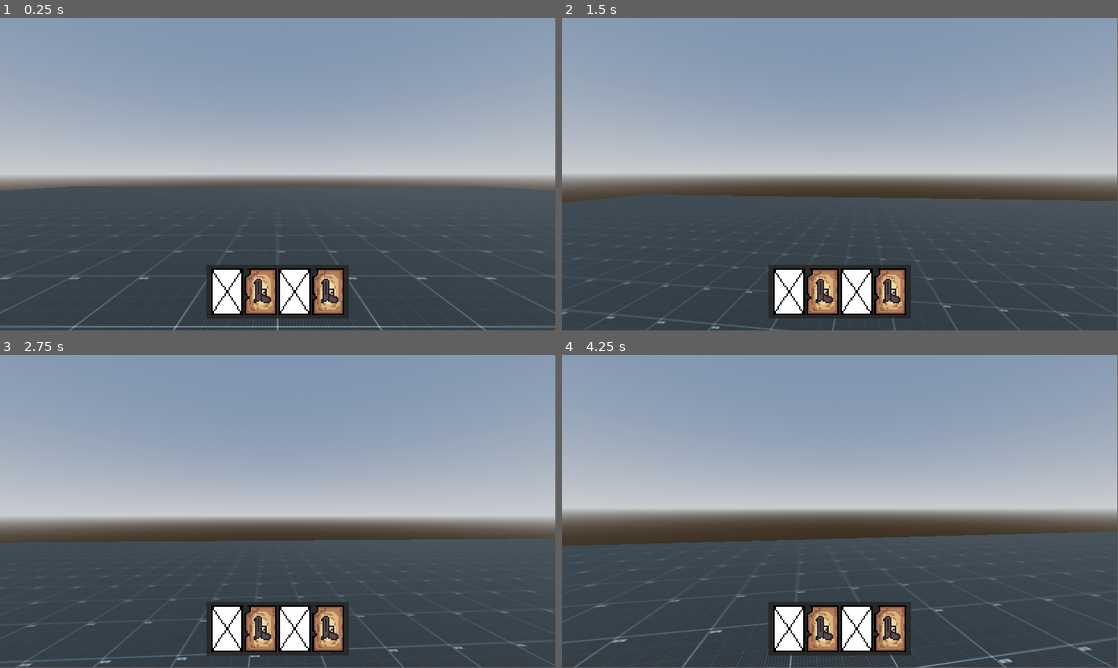
Above: before the commit, frames 1-4 (two rows, left to right).
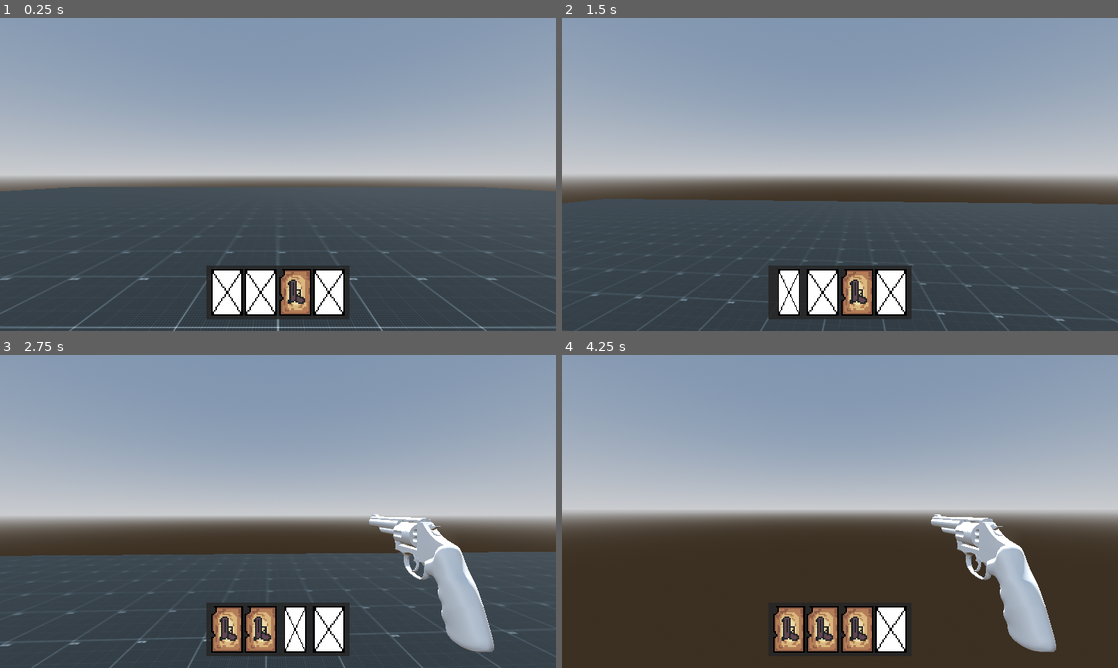
Above: after the commit, the same moments.

Repository: OctoCrane/Card-Caster
Game: Godot game, scene res://Levels/testlevel_001.tscn
The game is run twice, just before and just after one commit, with the same random seed, the same clock (stepped at 60 frames per second) and the same inputs.
Inputs (mouse positions are in pixels of both pictures, inside the frame that each line leads up to):
- Up to frame 1 (0.25 s): no input
- Up to frame 2 (1.5 s): tap Enter (ui_accept) at 0.5 s; move the mouse to (867, 171) at 0.52 s; press the mouse at (867, 171) at 0.53 s; hold W (move_forward) from 0.53 s (still down); tap Space (jump) at 0.77, 1.07 s; tap 1 (1, bound only after the commit) at 0.8, 1.35 s; move the mouse to (812, 174) at 1.27 s; release the mouse at (812, 174) at 1.28 s
- Up to frame 3 (2.75 s): keep holding W (move_forward); tap Space (jump) at 1.52, 1.82 s; tap 2 (2, bound only after the commit) at 1.55, 2.1 s; move the mouse to (289, 505) at 2.02 s; tap 3 (3, bound only after the commit) at 2.3 s
- Up to frame 4 (4.25 s): keep holding W (move_forward); move the mouse to (834, 514) at 2.77 s; tap 3 (3, bound only after the commit) at 2.85 s; tap Space (jump) at 3.02, 3.32 s; tap 4 (4, bound only after the commit) at 3.05, 3.6 s; move the mouse to (878, 514) at 3.52 s; hold Space (jump) from 3.53 s (still down)
In our replay, the window is 799x449 before the commit and 800x450 after it. These sizes can differ from the game's own. Grey fills any space a smaller window leaves; there, only what the larger window draws over its background counts as a difference.

The runs differ from the first frame. In frame 1, 3.4% of the frame differs, in the area x 0-100%, y 0-100%; in frame 2, 5.2%; in frame 3, 11%; in frame 4, 40%.

Commit message:
changed movement script and improved card system

Diff:
--- a/Actors/Scripts/actor.gd
+++ b/Actors/Scripts/actor.gd
@@ -1,7 +1,17 @@
 extends CharacterBody3D
 class_name Actor
 
-# Allows logic to interface with physics entities
+@export var health := 100
+
+@export var auto_bhop := true
+
+@export var ground_accel := 14.0
+@export var ground_decel := 10.0
+@export var ground_friction := 6.0
+
+@export var air_speed := 7.0
+@export var air_accel := 10.0
+@export var air_cap := 0.85
 
 func get_move_input_dir() -> Vector2:
 	return Vector2.ZERO
@@ -16,12 +26,66 @@
 func get_attack(_held := false) -> bool:
 	return false
 
-func jump(jump_force : float):
-	velocity.y = jump_force
+func clip_velocity(normal : Vector3, overbounce : float):
+	var backoff := velocity.dot(normal) * overbounce
 
-func handle_friction(delta : float, friction : float):
-	velocity.x = lerp(velocity.x, 0, 1 - pow(friction, delta))
+	if backoff >= 0: return
 
-func handle_move(delta : float, speed : float, direction : Vector3):
-	velocity.x = direction.x * speed * delta
-	velocity.z = direction.z * speed * delta
+	var change := normal * backoff
+	velocity -= change
+
+	var adjust = velocity.dot(normal)
+	if adjust < 0.0:
+		velocity -= normal * adjust
+
+func is_surface_to_steep(normal:Vector3) -> bool:
+	var max_slope_ang_dot = Vector3.UP.rotated( Vector3(1,0,0), floor_max_angle ).dot(Vector3.UP)
+	if normal.dot(Vector3.UP) < max_slope_ang_dot:
+		return true
+	return false
+
+func handle_ground_physics(delta:float,walk_speed:float):
+	#Similar to air movement
+	var wish_dir = get_move_dir()
+	var cur_speed_in_wish_dir = velocity.dot(wish_dir)
+	var add_speed_till_cap = walk_speed - cur_speed_in_wish_dir
+	if add_speed_till_cap > 0:
+		var accel_speed = ground_accel * delta * walk_speed
+		accel_speed = min(accel_speed, add_speed_till_cap)
+		velocity += accel_speed * wish_dir
+
+	#Apply Friction
+	var control = max(velocity.length(), ground_decel)
+	var drop = control * ground_friction * delta
+	var new_speed = max(velocity.length() - drop, 0.0)
+	if velocity.length() > 0:
+		new_speed /= velocity.length()
+	velocity *= new_speed
+
+func handle_air_physics(delta:float,air_move_speed:float):
+	velocity += get_gravity() * delta
+
+	#Counter-Strike Source Movement
+	var cur_speed_in_wish_dir = velocity.dot(get_move_dir())
+	var capped_speed = min(air_move_speed, air_cap)
+	var add_speed_till_cap = capped_speed - cur_speed_in_wish_dir
+
+	if add_speed_till_cap > 0:
+		var accel_speed = air_accel * air_move_speed * delta
+		accel_speed = min(accel_speed, add_speed_till_cap)
+		velocity += accel_speed * get_move_dir()
+
+	if is_on_wall():
+		if is_surface_to_steep(get_wall_normal()):
+			motion_mode = CharacterBody3D.MOTION_MODE_FLOATING
+		else:
+			motion_mode = CharacterBody3D.MOTION_MODE_GROUNDED
+
+		clip_velocity(get_wall_normal(), 1.0)
+	elif is_on_floor() and get_real_velocity().y > 6:
+		clip_velocity(get_floor_normal(), 1.0)
+
+func damage(dm: int):
+	health -= dm
+	if health < 0:
+		health = 0
--- a/Actors/Scripts/player.gd
+++ b/Actors/Scripts/player.gd
@@ -2,22 +2,22 @@
 class_name Player
 
 @export var start_deck : Array[CardProperties]
+@export var timer_arr : Array[Timer]
 @export var card_container : Node
+@export var weapon_manager : Node3D
 
 @export var head : Node3D
-@export var weapon_manager : Node3D
 @export var max_look_angle := 90.
 
 @export_group("Preferences")
 @export var mouse_sensitivity := 0.002
 #@export var controller_sensitivity := 0.001
 
+var placeholder_tex : Texture = load("res://Assets/2D/Cards/CardPlaceHolder.png")
+
 var input_mode := InputMode.KEYBOARD_MOUSE
 
-var card1 : CardProperties
-var card2 : CardProperties
-var card3 : CardProperties
-var card4 : CardProperties
+var main_cards : Array[CardProperties]
 
 var reserve_deck : Array[CardProperties]
 
@@ -28,6 +28,11 @@
 
 func _ready() -> void:
 	Input.mouse_mode = Input.MOUSE_MODE_CAPTURED
+
+	timer_arr[0].timeout.connect(card1_replace)
+	timer_arr[1].timeout.connect(card2_replace)
+	timer_arr[2].timeout.connect(card3_replace)
+	timer_arr[3].timeout.connect(card4_replace)
 
 	init_deck()
 
@@ -46,9 +51,18 @@
 		else:
 			get_tree().quit()
 
+	if Input.is_action_just_pressed("1"):
+		use_deck(0)
+	elif Input.is_action_just_pressed("2"):
+		use_deck(1)
+	elif Input.is_action_just_pressed("3"):
+		use_deck(2)
+	elif Input.is_action_just_pressed("4"):
+		use_deck(3)
+
 	handle_camera(event)
 
-func apply_texture(texture : Texture):
+func apply_texture(texture :):
 	var texture_rect = TextureRect.new()
 	texture_rect.expand_mode = TextureRect.EXPAND_IGNORE_SIZE
 	texture_rect.custom_minimum_size = Vector2(66.0, 96.0)
@@ -60,32 +74,49 @@
 		for child in card_container.get_children():
 			card_container.remove_child(child)
 
-	apply_texture(card1.texture)
-	apply_texture(card2.texture)
-	apply_texture(card3.texture)
-	apply_texture(card4.texture)
+	for card in main_cards:
+		if card == null:
+			apply_texture(placeholder_tex)
+		else:
+			apply_texture(card.texture)
 
 func init_deck():
-	start_deck.shuffle()
+	var shuffle_deck = start_deck
+	shuffle_deck.shuffle()
 
-	card1 = start_deck[0]
-	card2 = start_deck[1]
-	card3 = start_deck[2]
-	card4 = start_deck[3]
+	for i in range(4):
+		main_cards.append(shuffle_deck[i])
 
 	for i in range(len(start_deck) - 4):
 		reserve_deck.append(start_deck[i + 4])
 
 	show_deck()
 
+func use_deck(pos : int):
+	if main_cards[pos] == null:
+		return
+
+	use_card(main_cards[pos])
+	main_cards[pos] = null
+	timer_arr[pos].start()
+	show_deck()
+
 func use_card(card : CardProperties):
+	if card.scene == null:
+		return
+
 	if "Weapon":
 		var weapon = card.scene.instantiate()
+		weapon.weapon_manager = weapon_manager
+		weapon_manager.add_child(weapon)
+	else:
+		return
+	reserve_deck.append(card)
 
-
-func use_deck(pos : int):
-	if pos == 1:
-		card1.use()
+func replace_card(pos : int):
+	if main_cards[pos] == null:
+		main_cards[pos] = reserve_deck[0]
+		reserve_deck.remove_at(0)
 
 func handle_camera(event: InputEvent):
 	if event is InputEventMouseMotion:
@@ -109,3 +140,17 @@
 		return Input.is_action_just_pressed("attack")
 	else:
 		return Input.is_action_pressed("attack")
+
+# Replaces the cards on a timer (Couldn't think of a better way to do this)
+func card1_replace():
+	replace_card(0)
+	show_deck()
+func card2_replace():
+	replace_card(1)
+	show_deck()
+func card3_replace():
+	replace_card(2)
+	show_deck()
+func card4_replace():
+	replace_card(3)
+	show_deck()
--- a/Actors/States/actor_fall.gd
+++ b/Actors/States/actor_fall.gd
@@ -3,13 +3,19 @@
 
 @export var actor : Actor
 
-func process_physics(delta: float):
+@export var air_move_speed := 10.0
+
+func process_frames(_delta: float):
 	if actor.is_on_floor():
+		if actor.auto_bhop and Input.is_action_pressed("jump"):
+			transition.emit("jump")
 		if actor.get_move_dir():
 			transition.emit("idle")
 		else:
 			transition.emit("walk")
-	else:
-		actor.velocity += actor.get_gravity() * delta
 
+
+
+func process_physics(delta: float):
+	actor.handle_air_physics(delta, air_move_speed)
 	actor.move_and_slide()
--- a/Actors/States/actor_idle.gd
+++ b/Actors/States/actor_idle.gd
@@ -2,7 +2,6 @@
 class_name ActorIdle
 
 @export var actor : Actor
-@export var ground_friction : float = 0.99
 
 func process_frames(_delta: float):
 	if not actor.is_on_floor():
@@ -13,7 +12,6 @@
 		transition.emit("walk")
 
 func process_physics(delta: float):
-	actor.velocity.x = lerp(actor.velocity.x, 0., 1-pow(1-ground_friction, delta))
-	actor.velocity.z = lerp(actor.velocity.z, 0., 1-pow(1-ground_friction, delta))
+	actor.handle_ground_physics(delta, 0)
 
 	actor.move_and_slide()
--- a/Actors/States/actor_jump.gd
+++ b/Actors/States/actor_jump.gd
@@ -3,6 +3,7 @@
 
 @export var actor : Actor
 @export var jump_velocity := 5.0
+@export var air_move_speed := 100.0
 
 func enter():
 	actor.velocity.y = jump_velocity
@@ -18,6 +19,5 @@
 			transition.emit("fall")
 
 func process_physics(delta: float):
-	actor.velocity += actor.get_gravity() * delta
-
+	actor.handle_air_physics(delta, air_move_speed)
 	actor.move_and_slide()
--- a/Actors/States/actor_walk.gd
+++ b/Actors/States/actor_walk.gd
@@ -3,7 +3,7 @@
 
 @export var actor : Actor
 
-@export var walk_speed := 250.0
+@export var walk_speed := 8.0
 
 func process_frames(_delta: float):
 	if actor.is_on_floor():
@@ -15,9 +15,6 @@
 		transition.emit("fall")
 
 func process_physics(delta: float):
-	var direction : Vector3 = actor.get_move_dir()
-
-	if direction:
-		actor.handle_move(delta, walk_speed, direction)
+	actor.handle_ground_physics(delta, walk_speed)
 
 	actor.move_and_slide()
--- a/Resources/Cards/pistol.tres
+++ b/Resources/Cards/pistol.tres
@@ -1,5 +1,6 @@
-[gd_resource type="Resource" script_class="CardProperties" load_steps=3 format=3 uid="uid://h5uc7dii8657"]
+[gd_resource type="Resource" script_class="CardProperties" load_steps=4 format=3 uid="uid://h5uc7dii8657"]
 
+[ext_resource type="PackedScene" uid="uid://cd6yj3ss7671c" path="res://Weapon/Scenes/pistol.tscn" id="1_jp1cm"]
 [ext_resource type="Script" uid="uid://dnxuro4nafmxd" path="res://Resources/Cards/card_properties.gd" id="1_mwjw8"]
 [ext_resource type="Texture2D" uid="uid://bcyxstd2dfi5f" path="res://Assets/2D/Cards/Woeful West/Pistol.png" id="2_tvclm"]
 
@@ -10,4 +11,5 @@
 texture = ExtResource("2_tvclm")
 collection = &"Woeful West"
 type = 0
+scene = ExtResource("1_jp1cm")
 metadata/_custom_type_script = "uid://dnxuro4nafmxd"
--- a/Scenes/player.tscn
+++ b/Scenes/player.tscn
@@ -6,6 +6,7 @@
 [ext_resource type="Script" uid="uid://bq3ag34b21jii" path="res://Scripts/hurtbox.gd" id="3_6t5aa"]
 [ext_resource type="Resource" uid="uid://h5uc7dii8657" path="res://Resources/Cards/pistol.tres" id="3_7dp3o"]
 [ext_resource type="Script" uid="uid://dc8wjidjys4h1" path="res://Scripts/Status/effect.gd" id="3_vgqql"]
+[ext_resource type="Script" uid="uid://dbp053bild0d6" path="res://Weapon/weapon_manager.gd" id="5_ukyrk"]
 [ext_resource type="Script" uid="uid://cq1w2oryw54co" path="res://Scripts/States/state_machine.gd" id="5_x3wgy"]
 [ext_resource type="Script" uid="uid://df0kfbr8xtfkd" path="res://Actors/States/actor_idle.gd" id="6_3smsa"]
 [ext_resource type="Script" uid="uid://hiwqctx1aoh0" path="res://Actors/States/actor_walk.gd" id="7_3smsa"]
@@ -25,6 +26,18 @@
 type = null
 metadata/_custom_type_script = "uid://dnxuro4nafmxd"
 
+[sub_resource type="Resource" id="Resource_7dp3o"]
+script = ExtResource("2_ukyrk")
+texture = ExtResource("10_tx1dd")
+type = null
+metadata/_custom_type_script = "uid://dnxuro4nafmxd"
+
+[sub_resource type="Resource" id="Resource_h4iuc"]
+script = ExtResource("2_ukyrk")
+texture = ExtResource("10_tx1dd")
+type = null
+metadata/_custom_type_script = "uid://dnxuro4nafmxd"
+
 [sub_resource type="Resource" id="Resource_6t5aa"]
 script = ExtResource("2_cvnsp")
 metadata/_custom_type_script = "uid://n6ransvmjod3"
@@ -39,10 +52,12 @@
 [sub_resource type="StyleBoxFlat" id="StyleBoxFlat_gymyn"]
 bg_color = Color(0.14901961, 0.14901961, 0.14901961, 0.8666667)
 
-[node name="Player" type="CharacterBody3D" node_paths=PackedStringArray("card_container", "head")]
+[node name="Player" type="CharacterBody3D" node_paths=PackedStringArray("timer_arr", "card_container", "weapon_manager", "head")]
 script = ExtResource("1_vgqql")
-start_deck = Array[ExtResource("2_ukyrk")]([ExtResource("3_7dp3o"), SubResource("Resource_pu2lt"), SubResource("Resource_ukyrk"), ExtResource("3_7dp3o")])
+start_deck = Array[ExtResource("2_ukyrk")]([ExtResource("3_7dp3o"), SubResource("Resource_pu2lt"), SubResource("Resource_ukyrk"), ExtResource("3_7dp3o"), ExtResource("3_7dp3o"), SubResource("Resource_7dp3o"), ExtResource("3_7dp3o"), SubResource("Resource_h4iuc")])
+timer_arr = [NodePath("CardTimer1"), NodePath("CardTimer2"), NodePath("CardTimer3"), NodePath("CardTimer4")]
 card_container = NodePath("UI/PanelContainer/MarginContainer/CardContainer")
+weapon_manager = NodePath("Head/Camera3D/WeaponManager")
 head = NodePath("Head")
 metadata/_custom_type_script = "uid://5dvms5aml23w"
 
@@ -52,7 +67,11 @@
 [node name="Camera3D" type="Camera3D" parent="Head"]
 current = true
 
-[node name="WeaponManager" type="Node3D" parent="Head/Camera3D"]
+[node name="WeaponManager" type="Node3D" parent="Head/Camera3D" node_paths=PackedStringArray("actor", "head")]
+transform = Transform3D(1, 0, 0, 0, 1, 0, 0, 0, 1, 0.39477235, -0.19001335, -0.61467856)
+script = ExtResource("5_ukyrk")
+actor = NodePath("../../..")
+head = NodePath("..")
 
 [node name="Hurtbox" type="Area3D" parent="."]
 collision_layer = 0
@@ -127,3 +146,19 @@
 
 [node name="CardContainer" type="HBoxContainer" parent="UI/PanelContainer/MarginContainer"]
 layout_mode = 2
+
+[node name="CardTimer1" type="Timer" parent="."]
+wait_time = 1.0999999999999999
+one_shot = true
+
+[node name="CardTimer2" type="Timer" parent="."]
+wait_time = 1.0999999999999999
+one_shot = true
+
+[node name="CardTimer3" type="Timer" parent="."]
+wait_time = 1.0999999999999999
+one_shot = true
+
+[node name="CardTimer4" type="Timer" parent="."]
+wait_time = 1.0999999999999999
+one_shot = true
--- a/Weapon/Scenes/pistol.tscn
+++ b/Weapon/Scenes/pistol.tscn
@@ -1,22 +1,21 @@
-[gd_scene load_steps=7 format=3 uid="uid://cd6yj3ss7671c"]
+[gd_scene load_steps=8 format=3 uid="uid://cd6yj3ss7671c"]
 
 [ext_resource type="Script" uid="uid://cj4cismxadpr2" path="res://Weapon/weapon.gd" id="1_lfpbp"]
 [ext_resource type="PackedScene" uid="uid://r3rkumwf3ik2" path="res://Assets/3D/Models/revolver.glb" id="2_6ijqn"]
-[ext_resource type="Script" uid="uid://cq1w2oryw54co" path="res://Scripts/States/state_machine.gd" id="2_4447s"]
 
 [sub_resource type="Animation" id="Animation_ki264"]
 length = 0.001
 tracks/0/type = "value"
 tracks/0/imported = false
 tracks/0/enabled = true
-tracks/0/path = NodePath("revolver:position")
+tracks/0/path = NodePath("revolver:scale")
 tracks/0/interp = 1
 tracks/0/loop_wrap = true
 tracks/0/keys = {
 "times": PackedFloat32Array(0),
 "transitions": PackedFloat32Array(1),
 "update": 0,
-"values": [Vector3(0, 0, 0)]
+"values": [Vector3(0.105, 0.105, 0.105)]
 }
 tracks/1/type = "value"
 tracks/1/imported = false
@@ -28,24 +27,80 @@
 "times": PackedFloat32Array(0),
 "transitions": PackedFloat32Array(1),
 "update": 0,
+"values": [Vector3(0, -1.5707964, 0)]
+}
+tracks/2/type = "value"
+tracks/2/imported = false
+tracks/2/enabled = true
+tracks/2/path = NodePath("revolver:position")
+tracks/2/interp = 1
+tracks/2/loop_wrap = true
+tracks/2/keys = {
+"times": PackedFloat32Array(0),
+"transitions": PackedFloat32Array(1),
+"update": 0,
 "values": [Vector3(0, 0, 0)]
-}
-tracks/2/type = "value"
-tracks/2/imported = false
-tracks/2/enabled = true
-tracks/2/path = NodePath("revolver:scale")
-tracks/2/interp = 1
-tracks/2/loop_wrap = true
-tracks/2/keys = {
-"times": PackedFloat32Array(0),
-"transitions": PackedFloat32Array(1),
-"update": 0,
-"values": [Vector3(0.105, 0.105, 0.105)]
 }
 
 [sub_resource type="Animation" id="Animation_wyech"]
 resource_name = "shoot"
 length = 0.8
+step = 0.001
+tracks/0/type = "value"
+tracks/0/imported = false
+tracks/0/enabled = true
+tracks/0/path = NodePath("revolver:scale")
+tracks/0/interp = 1
+tracks/0/loop_wrap = true
+tracks/0/keys = {
+"times": PackedFloat32Array(0),
+"transitions": PackedFloat32Array(1),
+"update": 0,
+"values": [Vector3(0.105, 0.105, 0.105)]
+}
+tracks/1/type = "value"
+tracks/1/imported = false
+tracks/1/enabled = true
+tracks/1/path = NodePath("revolver:rotation")
+tracks/1/interp = 2
+tracks/1/loop_wrap = true
+tracks/1/keys = {
+"times": PackedFloat32Array(0, 0.049999997, 0.73333335),
+"transitions": PackedFloat32Array(1, 1, 1),
+"update": 0,
+"values": [Vector3(0, -1.5707964, 0), Vector3(0, -1.5707964, -0.95818573), Vector3(0, -1.5707964, 0)]
+}
+tracks/2/type = "value"
+tracks/2/imported = false
+tracks/2/enabled = true
+tracks/2/path = NodePath("revolver:position")
+tracks/2/interp = 2
+tracks/2/loop_wrap = true
+tracks/2/keys = {
+"times": PackedFloat32Array(0, 0.05, 0.73333335),
+"transitions": PackedFloat32Array(1, 1, 1),
+"update": 0,
+"values": [Vector3(0, 0, 0), Vector3(0, 0.221, 0.196), Vector3(0, 0, 0)]
+}
+tracks/3/type = "method"
+tracks/3/imported = false
+tracks/3/enabled = true
+tracks/3/path = NodePath(".")
+tracks/3/interp = 1
+tracks/3/loop_wrap = true
+tracks/3/keys = {
+"times": PackedFloat32Array(0),
+"transitions": PackedFloat32Array(1),
+"values": [{
+"args": [],
+"method": &"shoot"
+}]
+}
+
+[sub_resource type="Animation" id="Animation_tf3mw"]
+resource_name = "equip"
+length = 0.4
+step = 0.1
 tracks/0/type = "value"
 tracks/0/imported = false
 tracks/0/enabled = true
@@ -53,22 +108,22 @@
 tracks/0/interp = 2
 tracks/0/loop_wrap = true
 tracks/0/keys = {
-"times": PackedFloat32Array(0, 0.06666667, 0.73333335),
-"transitions": PackedFloat32Array(1, 1, 1),
-"update": 0,
-"values": [Vector3(0, 0, 0), Vector3(0.196, 0.221, 0), Vector3(0, 0, 0)]
+"times": PackedFloat32Array(0, 0.4),
+"transitions": PackedFloat32Array(1, 1),
+"update": 0,
+"values": [Vector3(0, -1.0227532, 0), Vector3(0, 0, 0)]
 }
 tracks/1/type = "value"
 tracks/1/imported = false
 tracks/1/enabled = true
 tracks/1/path = NodePath("revolver:rotation")
-tracks/1/interp = 2
-tracks/1/loop_wrap = true
-tracks/1/keys = {
-"times": PackedFloat32Array(0, 0.06666667, 0.73333335),
-"transitions": PackedFloat32Array(1, 1, 1),
-"update": 0,
-"values": [Vector3(0, 0, 0), Vector3(0, 0, -0.6963864), Vector3(0, 0, 0)]
+tracks/1/interp = 1
+tracks/1/loop_wrap = true
+tracks/1/keys = {
+"times": PackedFloat32Array(0, 0.4),
+"transitions": PackedFloat32Array(1, 1),
+"update": 0,
+"values": [Vector3(0, -1.5707964, 0), Vector3(0, -1.5707964, 0)]
 }
 tracks/2/type = "value"
 tracks/2/imported = false
@@ -77,27 +132,68 @@
 tracks/2/interp = 1
 tracks/2/loop_wrap = true
 tracks/2/keys = {
-"times": PackedFloat32Array(0),
-"transitions": PackedFloat32Array(1),
-"update": 0,
-"values": [Vector3(0.105, 0.105, 0.105)]
+"times": PackedFloat32Array(0, 0.4),
+"transitions": PackedFloat32Array(1, 1),
+"update": 0,
+"values": [Vector3(0.105, 0.105, 0.105), Vector3(0.105, 0.105, 0.105)]
+}
+
+[sub_resource type="Animation" id="Animation_6ijqn"]
+resource_name = "exit"
+length = 0.4
+step = 0.001
+tracks/0/type = "value"
+tracks/0/imported = false
+tracks/0/enabled = true
+tracks/0/path = NodePath("revolver:position")
+tracks/0/interp = 2
+tracks/0/loop_wrap = true
+tracks/0/keys = {
+"times": PackedFloat32Array(0, 0.4),
+"transitions": PackedFloat32Array(1, 1),
+"update": 0,
+"values": [Vector3(0, 0, 0), Vector3(0, -1.023, 0)]
+}
+tracks/1/type = "value"
+tracks/1/imported = false
+tracks/1/enabled = true
+tracks/1/path = NodePath("revolver:scale")
+tracks/1/interp = 1
+tracks/1/loop_wrap = true
+tracks/1/keys = {
+"times": PackedFloat32Array(0, 0.4),
+"transitions": PackedFloat32Array(1, 1),
+"update": 0,
+"values": [Vector3(0.105, 0.105, 0.105), Vector3(0.105, 0.105, 0.105)]
+}
+tracks/2/type = "value"
+tracks/2/imported = false
+tracks/2/enabled = true
+tracks/2/path = NodePath("revolver:rotation")
+tracks/2/interp = 1
+tracks/2/loop_wrap = true
+tracks/2/keys = {
+"times": PackedFloat32Array(0, 0.4),
+"transitions": PackedFloat32Array(1, 1),
+"update": 0,
+"values": [Vector3(0, -1.5707964, 0), Vector3(0, -1.5707964, 0)]
 }
 
 [sub_resource type="AnimationLibrary" id="AnimationLibrary_t7l8t"]
 _data = {
 &"RESET": SubResource("Animation_ki264"),
+&"equip": SubResource("Animation_tf3mw"),
+&"exit": SubResource("Animation_6ijqn"),
 &"shoot": SubResource("Animation_wyech")
 }
 
-[node name="Weapon" type="Node3D"]
+[node name="Weapon" type="Node3D" node_paths=PackedStringArray("anim_player")]
 script = ExtResource("1_lfpbp")
+anim_player = NodePath("AnimationPlayer")
+metadata/_custom_type_script = "uid://cj4cismxadpr2"
 
 [node name="revolver" parent="." instance=ExtResource("2_6ijqn")]
-transform = Transform3D(0.105, 0, 0, 0, 0.105, 0, 0, 0, 0.105, 0, 0, 0)
-
-[node name="StateMachine" type="Node" parent="."]
-script = ExtResource("2_4447s")
-metadata/_custom_type_script = "uid://cq1w2oryw54co"
+transform = Transform3D(-4.5896957e-09, 0, -0.105, 0, 0.105, 0, 0.105, 0, -4.5896957e-09, 0, 0, 0)
 
 [node name="AnimationPlayer" type="AnimationPlayer" parent="."]
 libraries = {
--- a/Weapon/weapon.gd
+++ b/Weapon/weapon.gd
@@ -1,2 +1,64 @@
 extends Node3D
 class_name Weapon
+
+@export var anim_player : AnimationPlayer
+
+@export var damage_per_bullet := 10
+@export var bullet_count := 1
+@export var inaccuracy := 0
+@export var max_duration := 10.0
+
+var dur := max_duration
+
+@export_enum("Hitscan", "Projectile") var bullet_type := "Hitscan"
+@export var offset := Vector3.ZERO
+
+var weapon_manager : Node3D
+
+var current_state := States.Equip
+enum States {
+	Equip,
+	Idle,
+	Shoot,
+	Exit
+}
+
+func _ready() -> void:
+	anim_player.play("equip")
+
+func _process(delta: float) -> void:
+	if current_state == States.Equip:
+		if anim_player.current_animation != "equip":
+			switch_states(States.Idle)
+	elif current_state == States.Idle:
+		dur -= delta
+		if dur <= 0:
+			switch_states(States.Exit)
+		elif Input.is_action_pressed("attack"):
+			switch_states(States.Shoot)
+	elif current_state == States.Shoot:
+		dur -= delta
+		if anim_player.current_animation != "shoot":
+			switch_states(States.Idle)
+
+func shoot():
+	var new_offset := offset + Vector3(randf() * inaccuracy, 0, randf() * inaccuracy)
+
+	for i in range(bullet_count):
+		if bullet_type == "Hitscan":
+			var result = weapon_manager.raycast(new_offset)
+			if result:
+				if result.collider:
+					if result.collider is Actor:
+						weapon_manager.actor.damage(damage_per_bullet)
+
+func switch_states(new_state : States):
+	if new_state != current_state:
+		if new_state == States.Idle:
+			anim_player.play("RESET")
+		elif new_state == States.Shoot:
+			anim_player.play("shoot")
+		elif new_state == States.Exit:
+			anim_player.play("exit")
+
+		current_state = new_state
--- /dev/null
+++ b/Weapon/weapon_manager.gd
@@ -0,0 +1,14 @@
+extends Node3D
+class_name WeaponManager
+
+@export var actor : Actor
+@export var head : Node3D
+
+func raycast(offset := Vector3.ZERO):
+	var to := (head.transform.basis * Vector3.ONE) * 1000
+
+	var space_state = get_world_3d().direct_space_state
+	var query = PhysicsRayQueryParameters3D.create(offset, to)
+	var result = space_state.intersect_ray(query)
+
+	return result
--- a/project.godot
+++ b/project.godot
@@ -14,6 +14,10 @@
 run/main_scene="uid://ikqg70bpmrab"
 config/features=PackedStringArray("4.5", "Forward Plus")
 config/icon="res://icon.svg"
+
+[display]
+
+window/stretch/mode="viewport"
 
 [input]
 
@@ -57,6 +61,26 @@
 "events": [Object(InputEventMouseButton,"resource_local_to_scene":false,"resource_name":"","device":-1,"window_id":0,"a …(257 unchanged characters)…
 ]
 }
+1={
+"deadzone": 0.2,
+"events": [Object(InputEventKey,"resource_local_to_scene":false,"resource_name":"","device":-1,"window_id":0,"alt_pressed":false,"shift_pressed":false,"ctrl_pressed":false,"meta_pressed":false,"pressed":false,"keycode":0,"physical_keycode":49,"key_label":0,"unicode":49,"location":0,"echo":false,"script":null)
+]
+}
+2={
+"deadzone": 0.2,
+"events": [Object(InputEventKey,"resource_local_to_scene":false,"resource_name":"","device":-1,"window_id":0,"alt_pressed":false,"shift_pressed":false,"ctrl_pressed":false,"meta_pressed":false,"pressed":false,"keycode":0,"physical_keycode":50,"key_label":0,"unicode":50,"location":0,"echo":false,"script":null)
+]
+}
+3={
+"deadzone": 0.2,
+"events": [Object(InputEventKey,"resource_local_to_scene":false,"resource_name":"","device":-1,"window_id":0,"alt_pressed":false,"shift_pressed":false,"ctrl_pressed":false,"meta_pressed":false,"pressed":false,"keycode":0,"physical_keycode":51,"key_label":0,"unicode":51,"location":0,"echo":false,"script":null)
+]
+}
+4={
+"deadzone": 0.2,
+"events": [Object(InputEventKey,"resource_local_to_scene":false,"resource_name":"","device":-1,"window_id":0,"alt_pressed":false,"shift_pressed":false,"ctrl_pressed":false,"meta_pressed":false,"pressed":false,"keycode":0,"physical_keycode":52,"key_label":0,"unicode":52,"location":0,"echo":false,"script":null)
+]
+}
 
 [rendering]
 
Not shown: 1 places in Scenes/player.tscn that only renumber resources
Not shown, added: Weapon/weapon_manager.gd.uid
